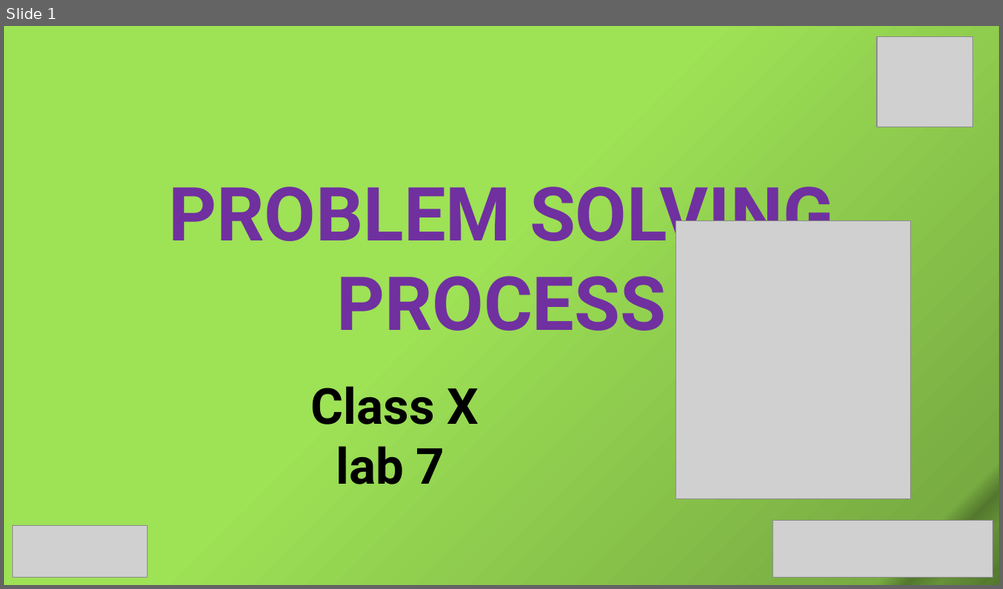
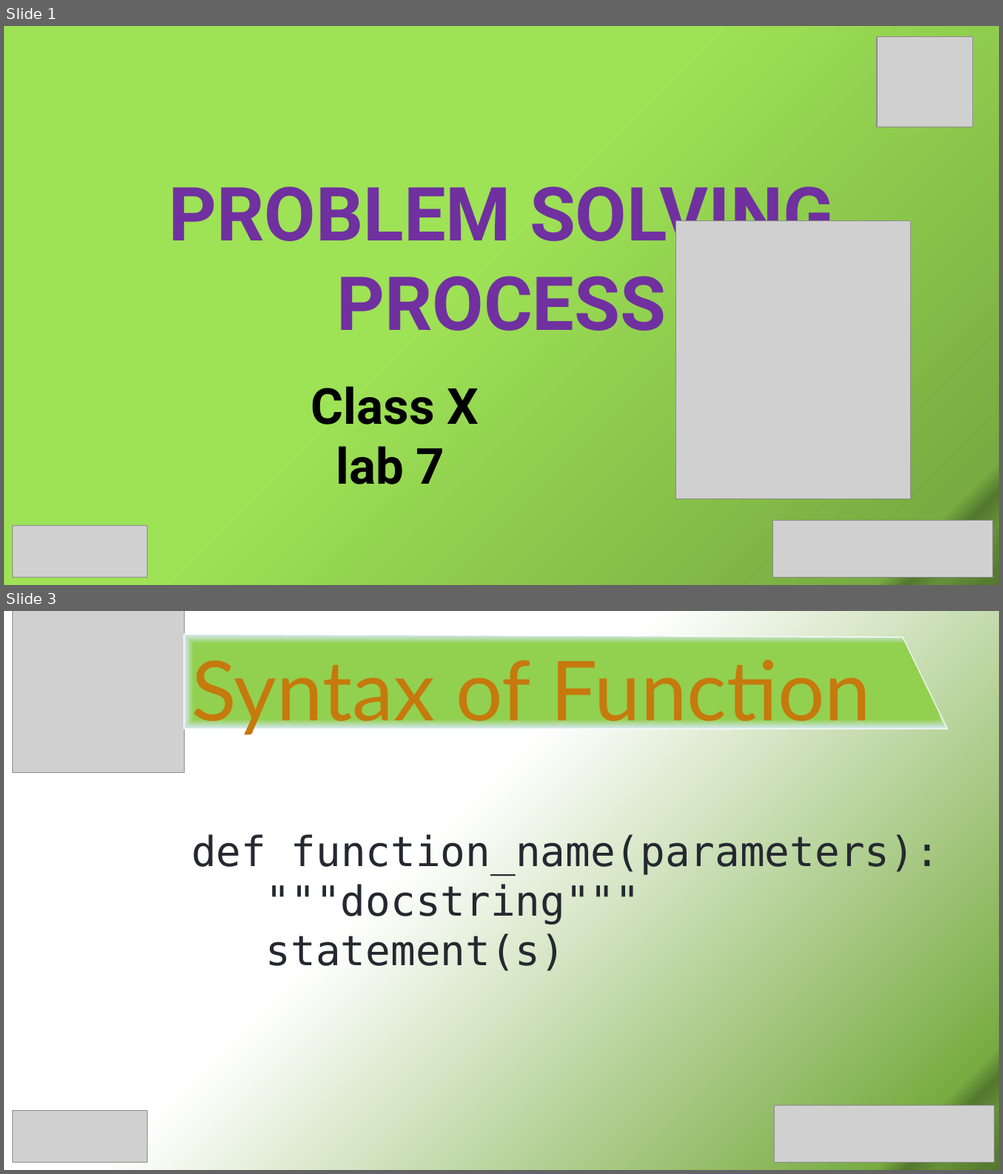
Before and after one commit to SabitDeepto/IIDP, a slide deck: class 10/lab 7 (psp)/2. Presentation/PSP_9.pptx. Shown one above the other, each under a label of ours: slide 1 before the commit, slides 1 and 3 after it; the slides between them are not shown. The pictures are 1003x589 and 1003x1174 pixels, drawn with LibreOffice and Linux fonts; fonts in the diff are those of the drawing; grey boxes stand for pictures. Boxes give left, top, right and bottom in pixels: in the first picture for what was removed or moved away, otherwise in the second. Text is boxed around its words. In the diff, an @@ line names an element or a change of style, - is before the commit and + after.

```diff
--- a/class 10/lab 7 (psp)/2. Presentation/PSP_9.pptx
+++ b/class 10/lab 7 (psp)/2. Presentation/PSP_9.pptx
@@ slide 3 added at (4, 611, 999, 1170), background gradient #FFFFFF to #78AC42 to #54782E to #659138 to #5C8433 to #557A2F to #577D30 to #52762D @@
@@ picture added at (13, 611, 184, 773) @@
@@ freeform shape added at (184, 634, 947, 729), fill gradient #92D050 to #D8E9FA, outline #FFFFFF 1 pt @@
@@ text added at (191, 660, 871, 735), 80 pt, text #C6790C @@
+Syntax of Function
@@ text added at (191, 832, 939, 971), 40 pt, text #252830 @@
+def function_name(parameters):
+"""docstring"""
+statement(s)
@@ picture added at (13, 1111, 148, 1162) @@
@@ picture added at (774, 1105, 994, 1163) @@
```
Also in this commit, not shown: 1 slide changed, 5 other slides added, 3 slides removed, 2 other files.
